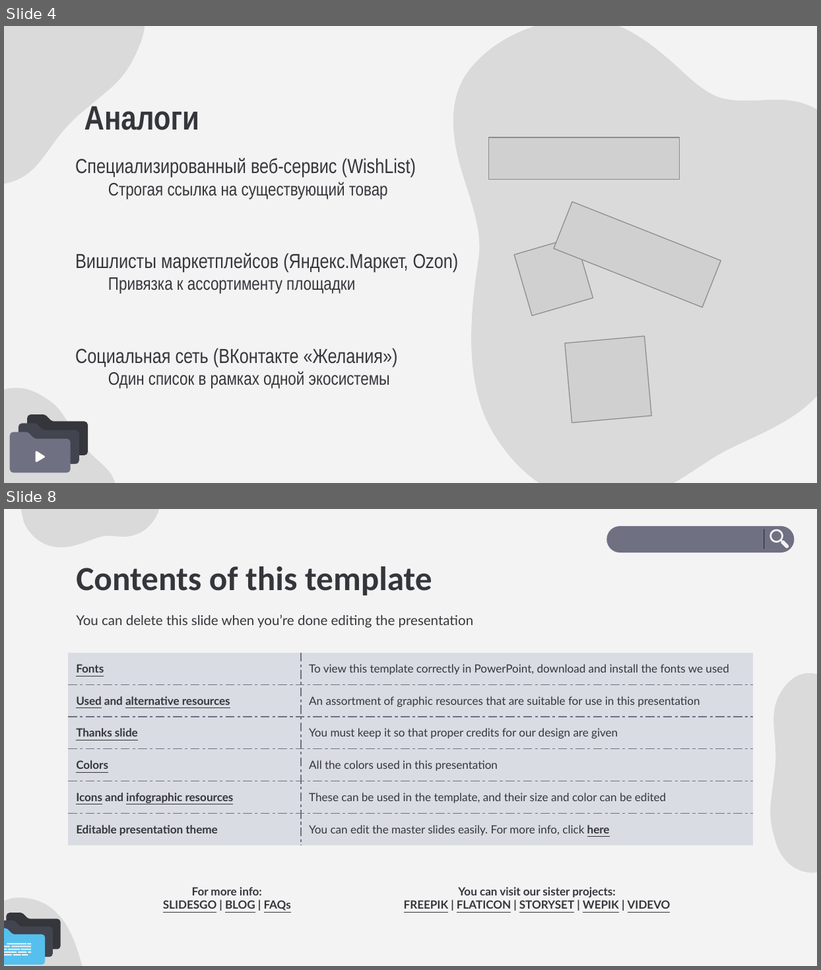
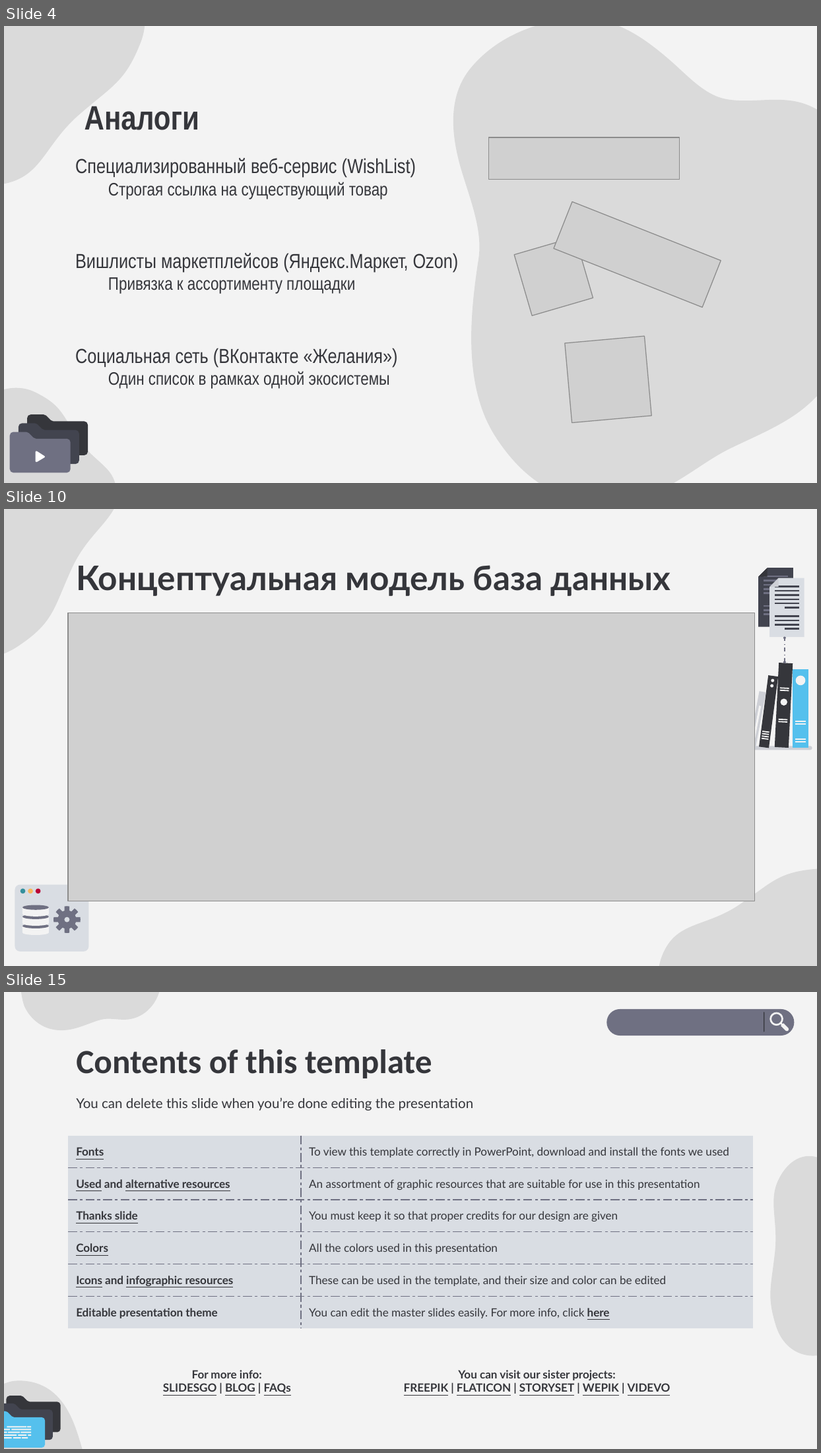
Before and after one commit to NNkGame/Diploma, a slide deck: Docs/Предзащита/Презентация Шарунов РД.pptx. Shown one above the other, each under a label of ours: slides 4 and 8 before the commit, slides 4, 10 and 15 after it; the slides between them are not shown. The pictures are 821x970 and 821x1453 pixels, drawn with LibreOffice and Linux fonts; fonts in the diff are those of the drawing; grey boxes stand for pictures. Boxes give left, top, right and bottom in pixels: in the first picture for what was removed or moved away, otherwise in the second. Text is boxed around its words. In the diff, an @@ line names an element or a change of style, - is before the commit and + after.

```diff
--- a/Docs/Предзащита/Презентация Шарунов РД.pptx
+++ b/Docs/Предзащита/Презентация Шарунов РД.pptx
@@ slide 10 added at (4,509,817,966), background #F3F3F3 @@
@@ freeform shape added at (4,509,141,701), fill #000000 at 10% opacity @@
@@ title added at (76,565,671,596), 30 pt, text #35363B, bold @@
+Концептуальная модель база данных
@@ group added at (758,568,805,638): 24 freeform shapes @@
@@ picture added at (68,613,755,902) @@
@@ freeform shape added at (783,638,785,663), fill #6F7082, outline #6F7082 0.86 pt dashed @@
@@ freeform shape added at (783,636,785,638), fill #6F7082, outline #6F7082 0.75 pt @@
@@ freeform shape added at (783,661,785,663), fill #6F7082, outline #6F7082 0.75 pt @@
@@ group added at (749,663,809,749): 21 freeform shapes @@
@@ freeform shape added at (747,747,812,751), fill #CED0D6 @@
@@ freeform shape added at (632,824,817,966), fill #000000 at 10% opacity @@
@@ group added at (15,885,88,951): 11 freeform shapes @@
@@ what was slide 8 is now slide 15 @@
```
Also in this commit, not shown: 6 other slides added, 35 other files.
